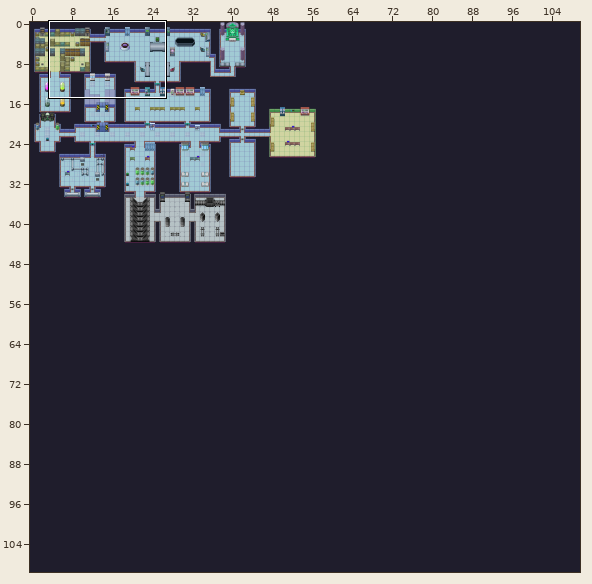
An edit to a level. Tiled map (JSON), gamedata/map/map.json. The first picture is a wide view before the edit; the outline marks the close-up.
Close-up. Before the commit:
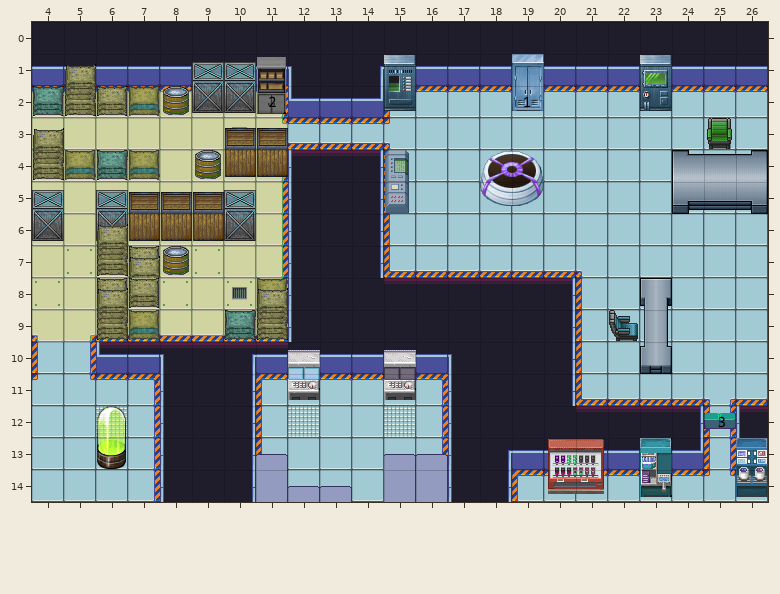
Cells are 32x32 px. Shown: x 4..26, y 0..14. The commit also changed other parts of the map, which this record leaves out.
Once edited:
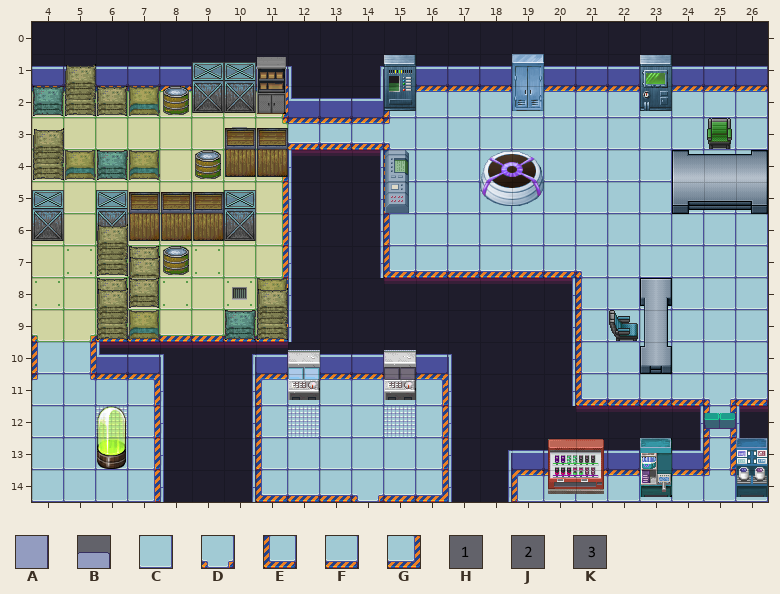
Key: from "TILES": A 16, B 18, C 61, D 71, E 80, F 81, G 82; from "numbers": H 0, J 1, K 2.
_ is an empty cell, # one hidden under a higher layer.
Changes in this commit:
Layer "floor (это пол, по которому мы":
y 14: x 11..16 #CCC## -> EFFDFG
Layer "objects (непроходимыеб возможн":
y 14: x 11 A -> _; x 15..16 AA -> __
Layer "objects top (это верхние части":
y 13: x 11 B -> _; x 15..16 BB -> __
y 14: x 12..13 BB -> __
Layer "numerical (not drawn at all)" (now hidden):
y 2: x 11 J -> _; x 19 H -> _
y 12: x 25 K -> _
Boxes around the changes in both close-ups, in picture pixels (x1, y1, x2, y2):
removed: (269, 96, 276, 107)
removed: (524, 96, 531, 107)
removed: (718, 416, 725, 428)
changed: (256, 454, 448, 502)
